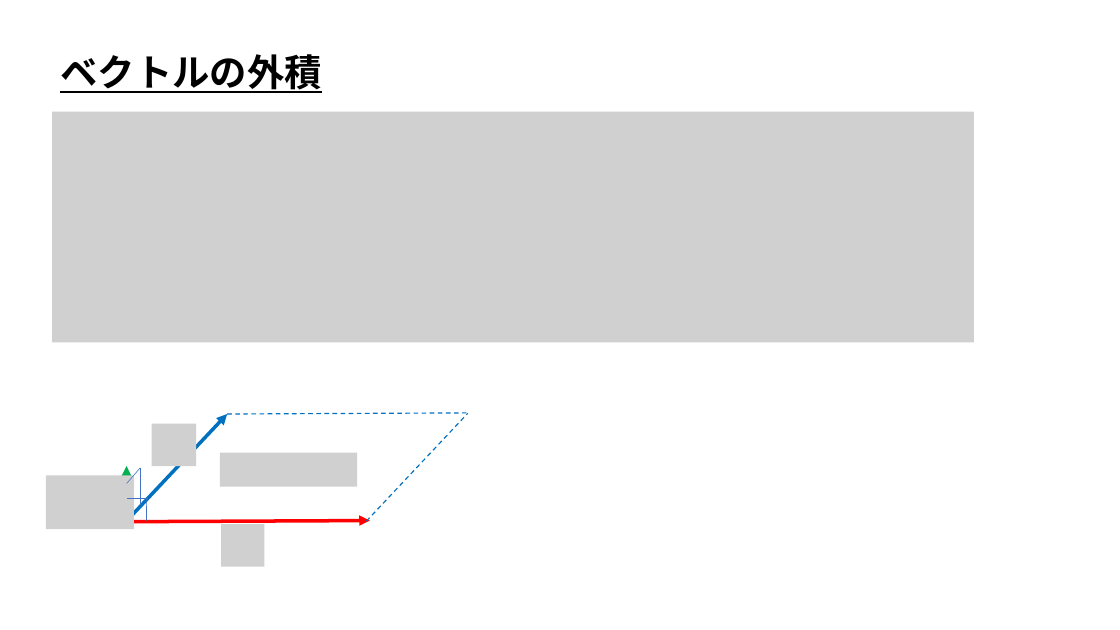
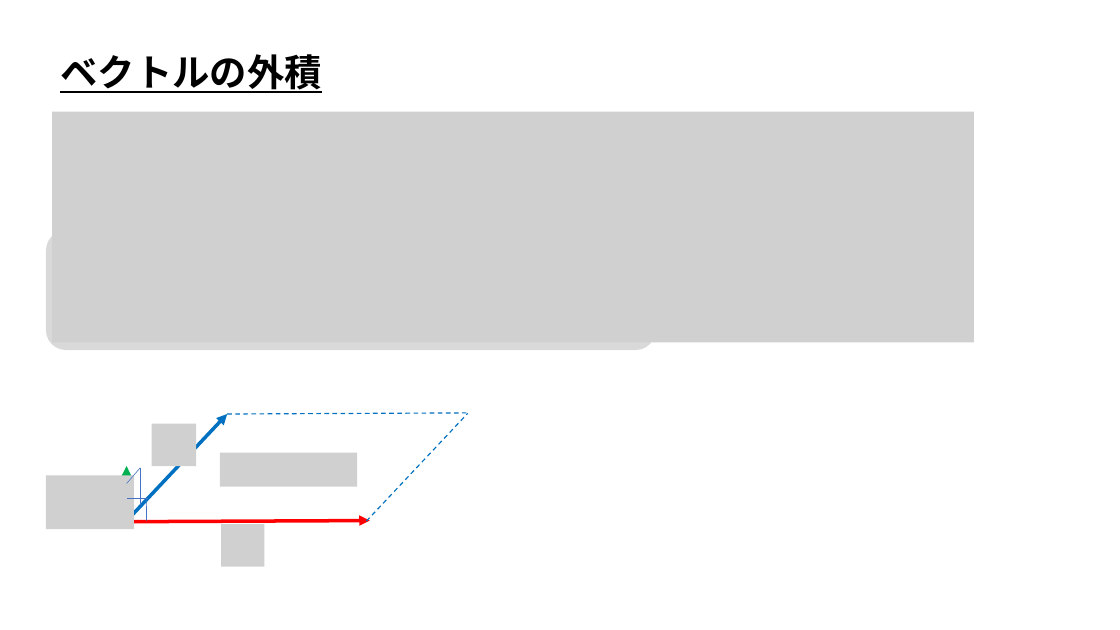
Before and after one commit to ArakiYusuke-Ohara/Textbook, a slide deck: slide 8 of ゲーム科1年/00_前期/ゲームプログラミングⅢ/ゲーム数学/座学/21_ベクトルの外積.pptx. Drawn at 1120x630 pixels with LibreOffice and Linux fonts; fonts in the diff are those of the drawing; grey boxes stand for pictures. Boxes give left, top, right and bottom in pixels: in the first picture for what was removed or moved away, otherwise in the second. Text is boxed around its words. In the diff, an @@ line names an element or a change of style, - is before the commit and + after.

Commit message:
スライドを微修正

```diff
--- a/ゲーム科1年/00_前期/ゲームプログラミングⅢ/ゲーム数学/座学/21_ベクトルの外積.pptx
+++ b/ゲーム科1年/00_前期/ゲームプログラミングⅢ/ゲーム数学/座学/21_ベクトルの外積.pptx
@@ rounded rectangle added at <box>46,230,656,350</box>, fill #D9D9D9 @@
```
